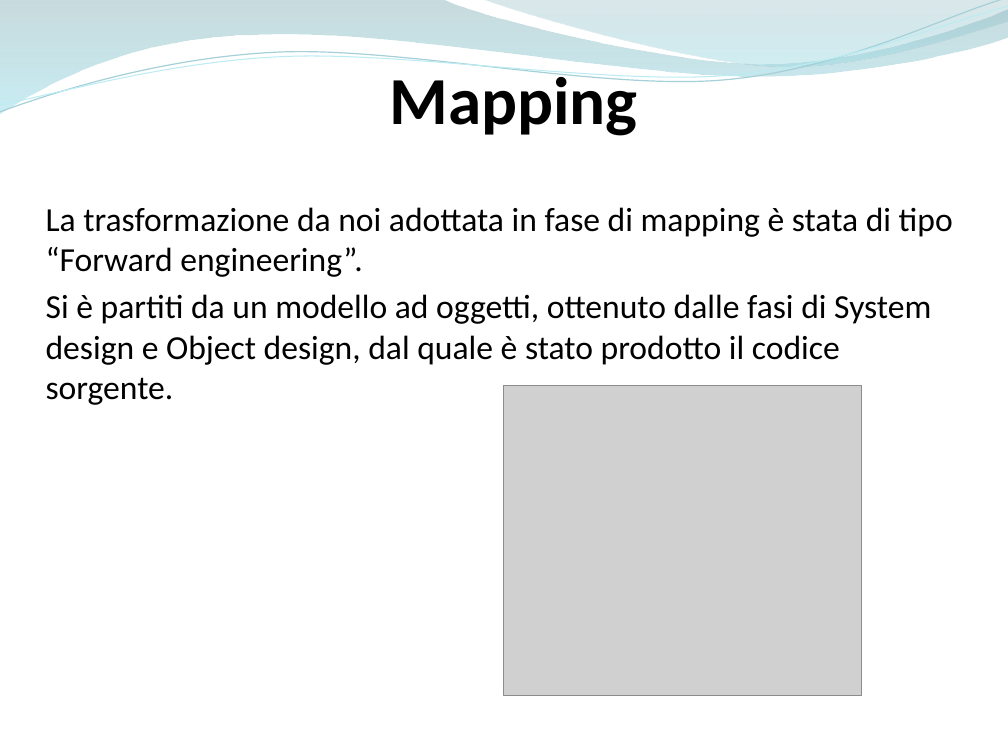
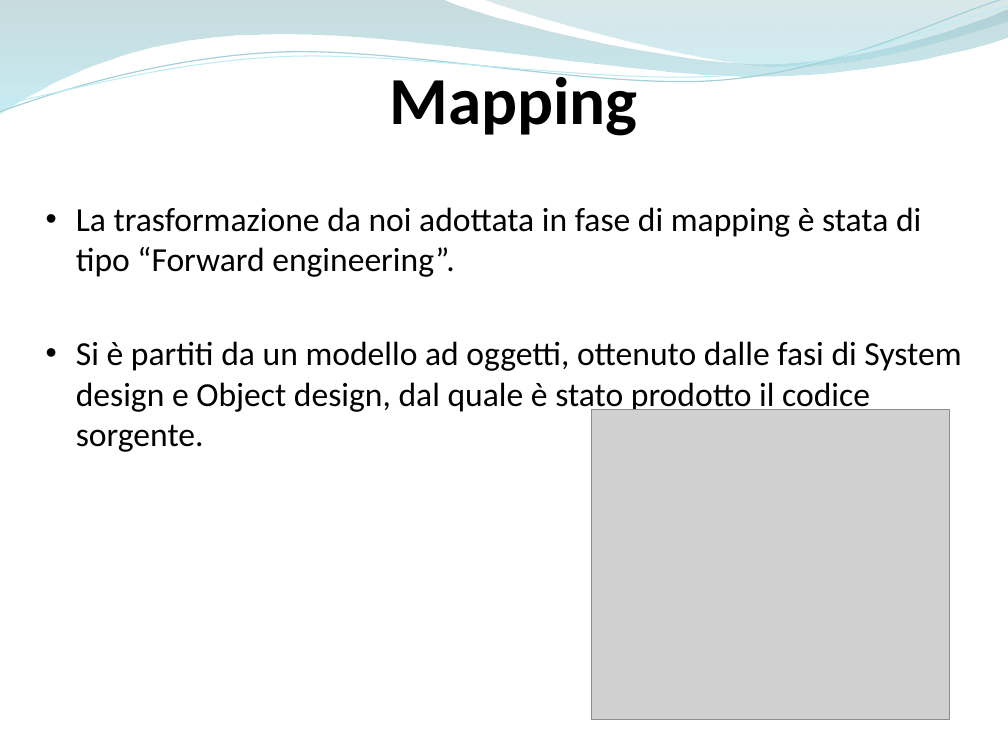
Before and after one commit to ammirate/at-silo, a slide deck: slide 2 of Presentazione/Atsilo2/Luigi/Luigi_PresentazioneFinale.pptx. Drawn at 1008x756 pixels with LibreOffice and Linux fonts; fonts in the diff are those of the drawing; grey boxes stand for pictures. Boxes give left, top, right and bottom in pixels: in the first picture for what was removed or moved away, otherwise in the second. Text is boxed around its words. In the diff, an @@ line names an element or a change of style, - is before the commit and + after.

```diff
--- a/Presentazione/Atsilo2/Luigi/Luigi_PresentazioneFinale.pptx
+++ b/Presentazione/Atsilo2/Luigi/Luigi_PresentazioneFinale.pptx
@@ text "La trasformazione da noi adottata ..." at <box>76,207,961,452</box>: bullet none to • @@
@@ picture: place and size @@
-picture at <box>504,386,862,696</box>
+picture at <box>592,409,950,719</box>
```
Also in this commit, not shown: 7 other slides changed, 1 slide added.
